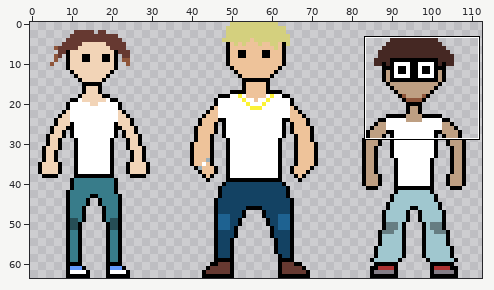
Pixel-art file, stored at Assets/ArtAssets/HumanCharacters.aseprite. Above: a wide view before the commit, with the close-up outlined.
Close-up. The starting point:
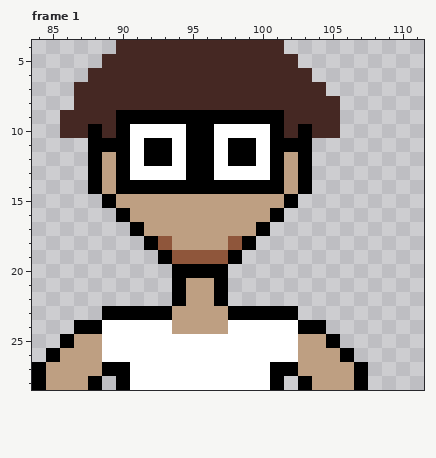
128x64 pixels, 1 frame. Shown: frame 1: x 84..111, y 4..28. The wide view leaves out empty margins. The commit also changed other frames or places, which this record leaves out.
And afterwards:
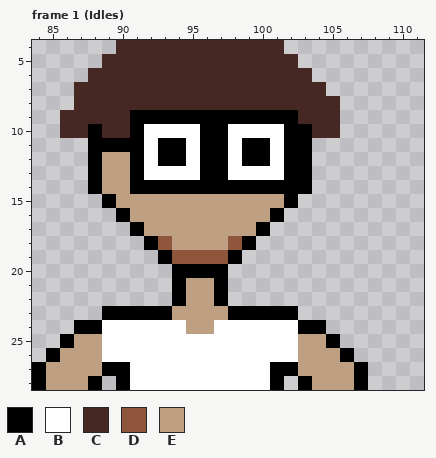
Palette (. is transparent): A #000000  B #ffffff  C #452823  D #8f563b  E #be9f82
The exact change:
{"where": "frame 1 (Idles)"}
{"frame":1,"y":9,"x":90,"old":"A","new":"C"}
{"frame":1,"y":9,"x":102,"old":"C","new":"A"}
{"frame":1,"y":10,"x":90,"old":"AB","new":"CA"}
{"frame":1,"y":10,"x":95,"old":"A","new":"B"}
{"frame":1,"y":10,"x":97,"old":"B","new":"A"}
{"frame":1,"y":10,"x":101,"old":"AC","new":"BA"}
{"frame":1,"y":11,"x":91,"old":"BA","new":"AB"}
{"frame":1,"y":11,"x":94,"old":"BA","new":"AB"}
{"frame":1,"y":11,"x":97,"old":"BA","new":"AB"}
{"frame":1,"y":11,"x":100,"old":"BA","new":"AB"}
{"frame":1,"y":12,"x":90,"old":"ABA","new":"EAB"}
{"frame":1,"y":12,"x":94,"old":"BA","new":"AB"}
{"frame":1,"y":12,"x":97,"old":"BA","new":"AB"}
{"frame":1,"y":12,"x":100,"old":"BAE","new":"ABA"}
{"frame":1,"y":13,"x":90,"old":"AB","new":"EA"}
{"frame":1,"y":13,"x":95,"old":"A","new":"B"}
{"frame":1,"y":13,"x":97,"old":"B","new":"A"}
{"frame":1,"y":13,"x":101,"old":"AE","new":"BA"}
{"frame":1,"y":14,"x":90,"old":"A","new":"E"}
{"frame":1,"y":14,"x":102,"old":"E","new":"A"}
{"frame":1,"y":24,"x":94,"old":"E","new":"B"}
{"frame":1,"y":24,"x":97,"old":"E","new":"B"}
{"label":"changed","picture_box":[116,110,298,194]}
{"label":"changed","picture_box":[172,320,228,334]}
